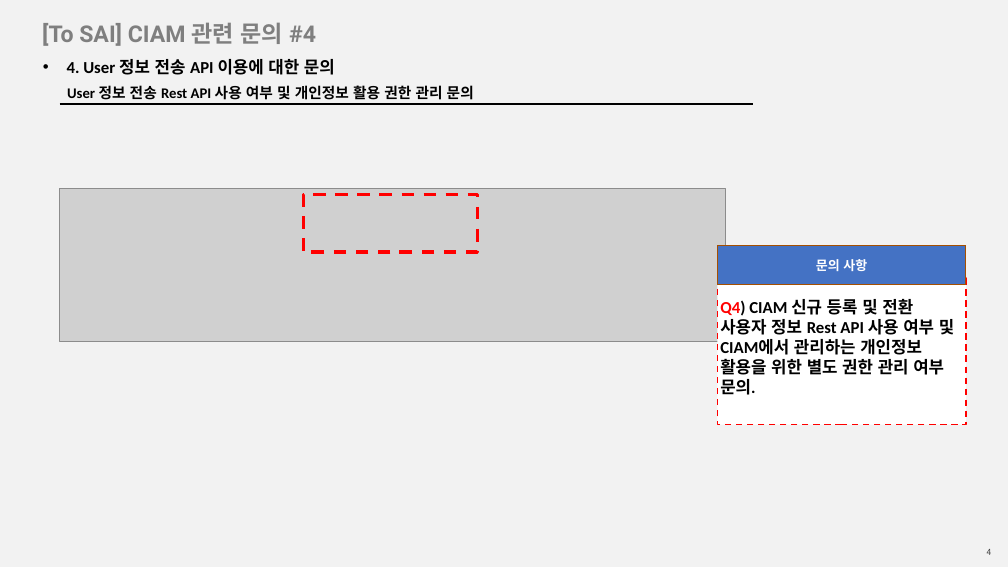
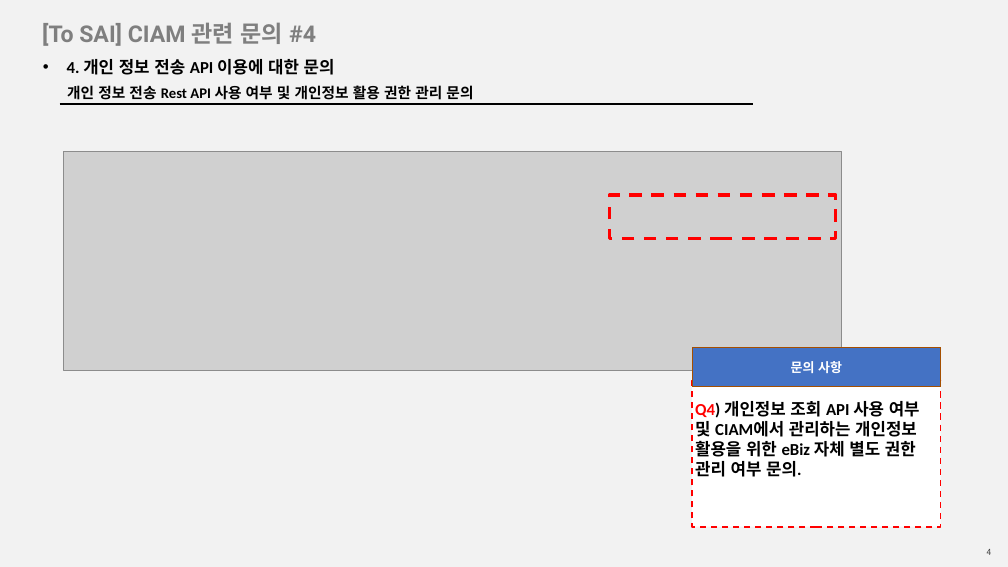
Before and after one commit to dev-ds22/dev-ds22.github.io, a slide deck: slide 4 of _ss/CIAM_CMDM_문의사항_정리_20231130.pptx. Drawn at 1008x567 pixels with LibreOffice and Linux fonts; fonts in the diff are those of the drawing; grey boxes stand for pictures. Boxes give left, top, right and bottom in pixels: in the first picture for what was removed or moved away, otherwise in the second. Text is boxed around its words. In the diff, an @@ line names an element or a change of style, - is before the commit and + after.

Commit message:
integration ppt수정 5

```diff
--- a/_ss/CIAM_CMDM_문의사항_정리_20231130.pptx
+++ b/_ss/CIAM_CMDM_문의사항_정리_20231130.pptx
@@ subtitle at [67, 59, 335, 75]: text changed @@
-• 4. User 정보 전송 API 이용에 대한 문의
+• 4. 개인 정보 전송 API 이용에 대한 문의
@@ text at [67, 85, 473, 100]: text changed @@
-User 정보 전송 Rest API 사용 여부 및 개인정보 활용 권한 관리 문의
+개인 정보 전송 Rest API 사용 여부 및 개인정보 활용 권한 관리 문의
@@ picture: place and size @@
-picture at [60, 189, 726, 342]
+picture at [64, 151, 842, 371]
@@ rectangle: place and size @@
-rectangle at [303, 194, 477, 252]
+rectangle at [609, 195, 836, 239]
@@ rectangle "문의 사항": place and size @@
-rectangle "문의 사항" at [718, 246, 966, 284]
+rectangle "문의 사항" at [693, 348, 941, 386]
@@ rectangle "Q4) 개인정보 조회 API 사용 ...": place and size @@
-rectangle "Q4) 개인정보 조회 API 사용 ..." at [718, 278, 966, 425]
+rectangle "Q4) 개인정보 조회 API 사용 ..." at [693, 380, 941, 527]
@@ text in rectangle at [695, 401, 920, 477]: text changed @@
-Q4) CIAM 신규 등록 및 전환 사용자 정보 Rest API 사용 여부 및 CIAM에서 관리하는 개인정보 활용을 위한 별도 권한 관리 여부 문의.
+Q4) 개인정보 조회 API 사용 여부 및 CIAM에서 관리하는 개인정보 활용을 위한 eBiz 자체 별도 권한 관리 여부 문의.
```
